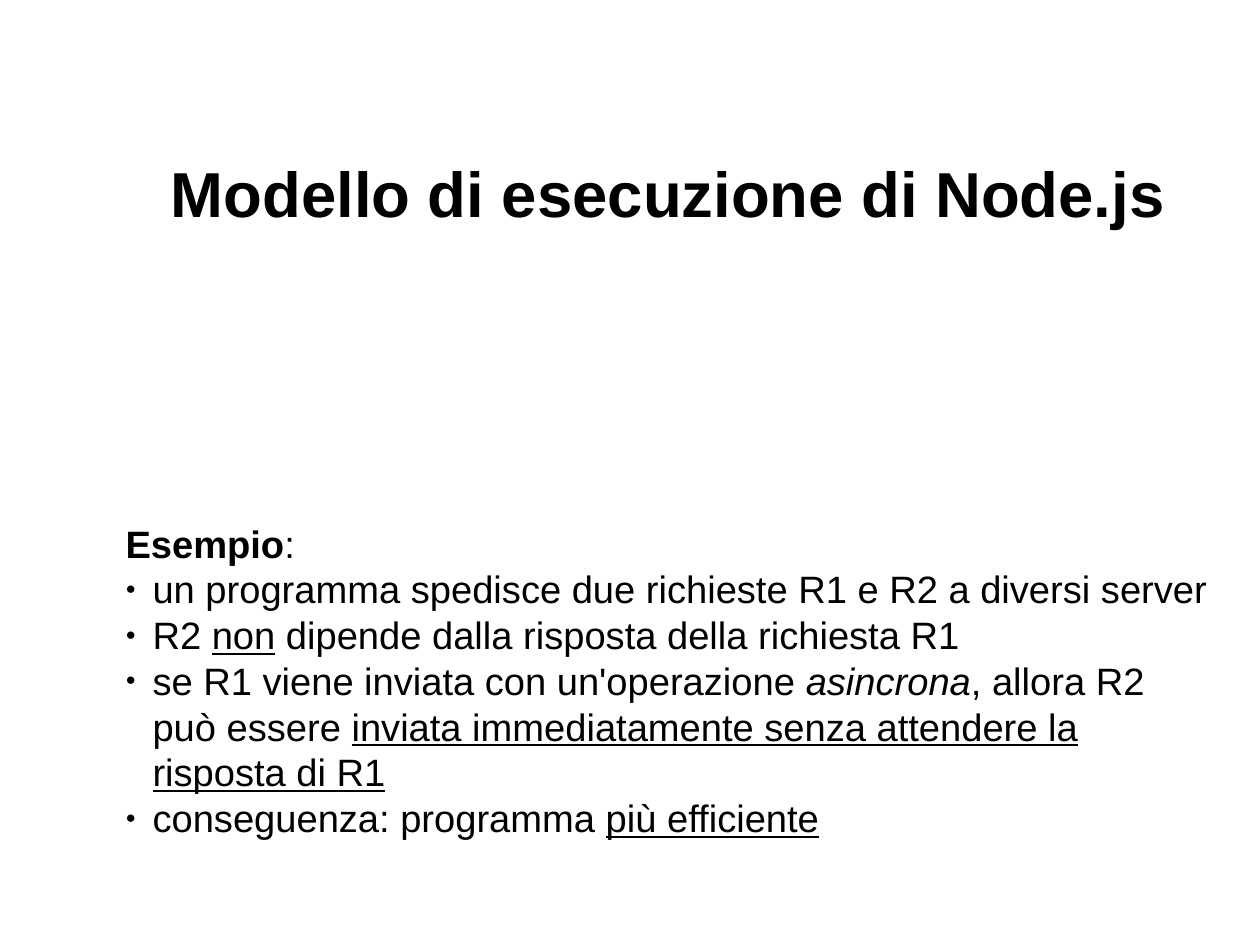
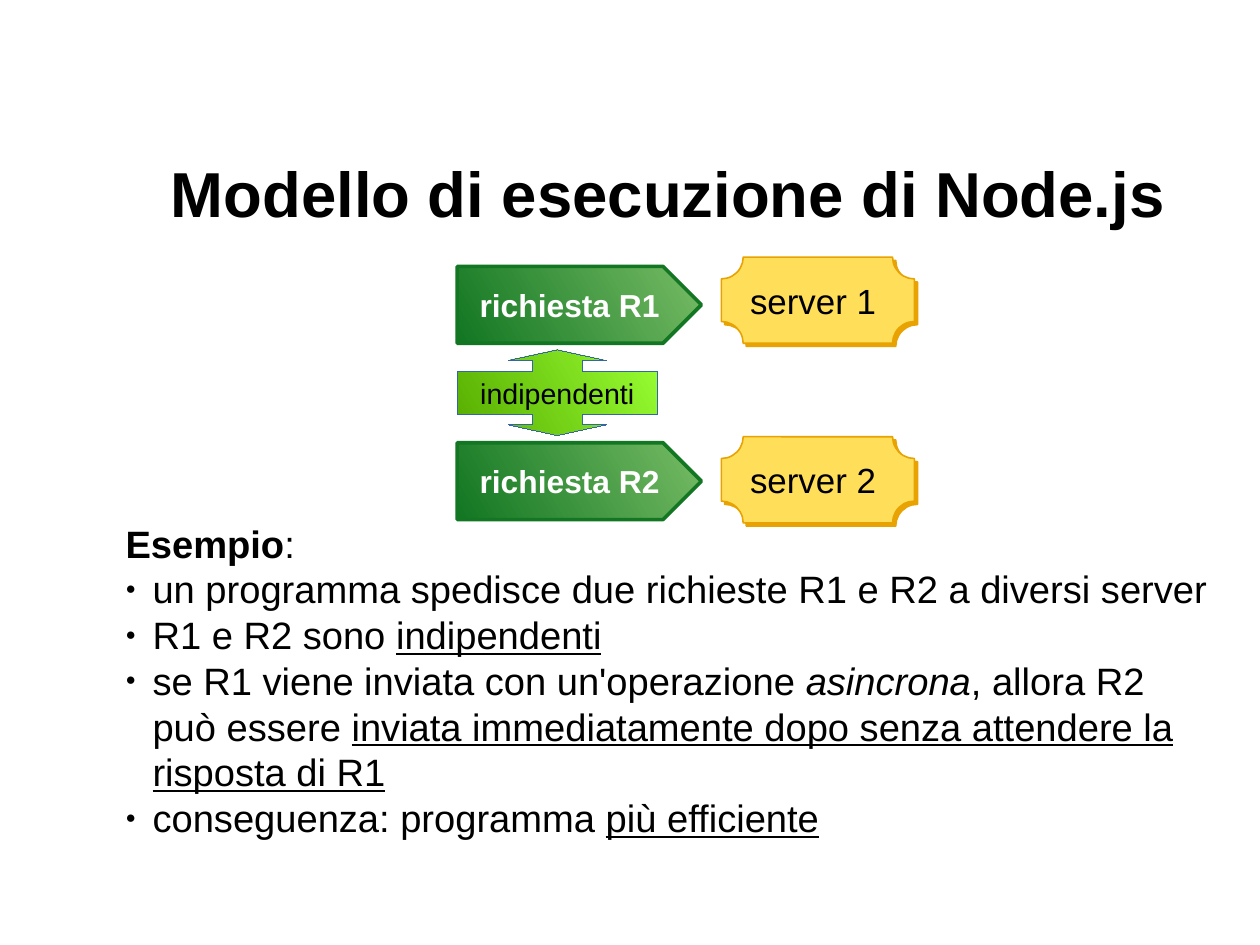
Before and after one commit to davideancona/minicorsiRAISE, a slide deck: slide 7 of iot/NodeJs1.odp. Drawn at 1260x945 pixels with LibreOffice and Linux fonts; fonts in the diff are those of the drawing. Boxes give left, top, right and bottom in pixels: in the first picture for what was removed or moved away, otherwise in the second. Text is boxed around its words. In the diff, an @@ line names an element or a change of style, - is before the commit and + after.

```diff
--- a/iot/NodeJs1.odp
+++ b/iot/NodeJs1.odp
@@ pentagon arrow added at <box>457,266,702,343</box>, fill gradient #77BC65 to #127622, outline #127622 2.3 pt, 20 pt, text #FFFFFF, bold @@
+richiesta R1
@@ plaque added at <box>721,257,915,343</box>, fill #FFDE59, outline #E8A202 0.99 pt, 22 pt, text #000000 @@
+server 1
@@ freeform shape added at <box>457,350,657,436</box>, fill gradient #99FF33 to #57AD00, outline #3465A4 0 pt, 18 pt, text #000000 @@
+indipendenti
@@ pentagon arrow added at <box>457,442,702,519</box>, fill gradient #77BC65 to #127622, outline #127622 2.3 pt, 20 pt, text #FFFFFF, bold @@
+richiesta R2
@@ plaque added at <box>721,437,915,523</box>, fill #FFDE59, outline #E8A202 0.99 pt, 22 pt, text #000000 @@
+server 2
@@ text at <box>153,621,1173,794</box>: text changed @@
-● R2 non dipende dalla risposta della richiesta R1
-● se R1 viene inviata con un'operazione asincrona, allora R2 può essere inviata immediatamente senza attendere la risposta di R1
+● R1 e R2 sono indipendenti
+● se R1 viene inviata con un'operazione asincrona, allora R2 può essere inviata immediatamente dopo senza attendere la risposta di R1
```
Also in this commit, not shown: 5 other slides changed, 1 slide added.
